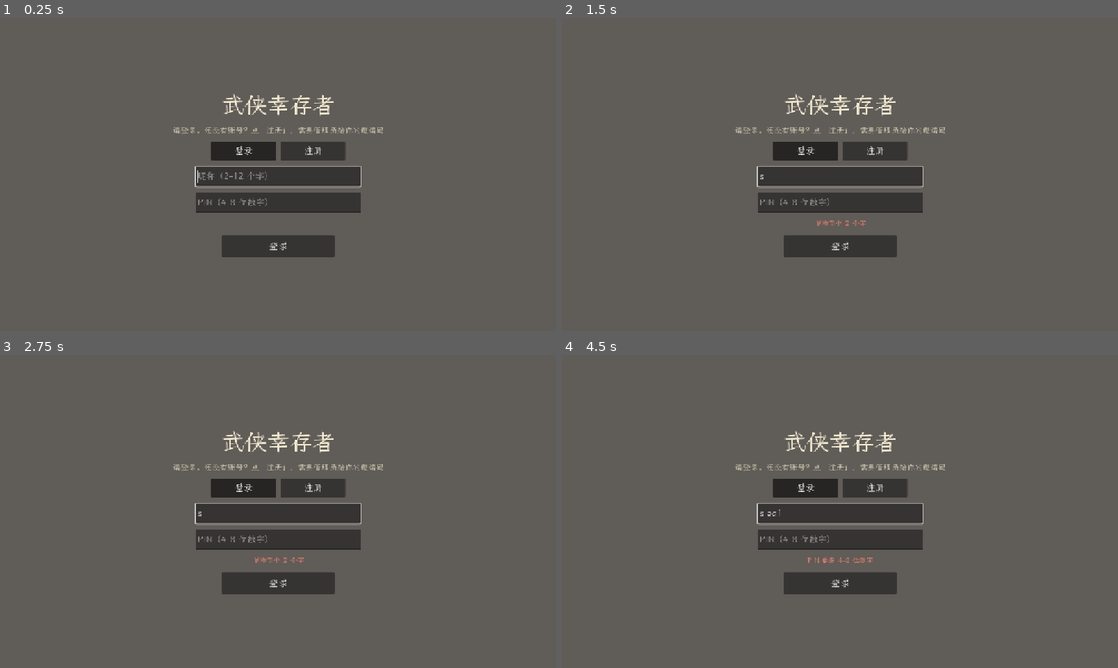
Above: before the commit, frames 1-4 (two rows, left to right).
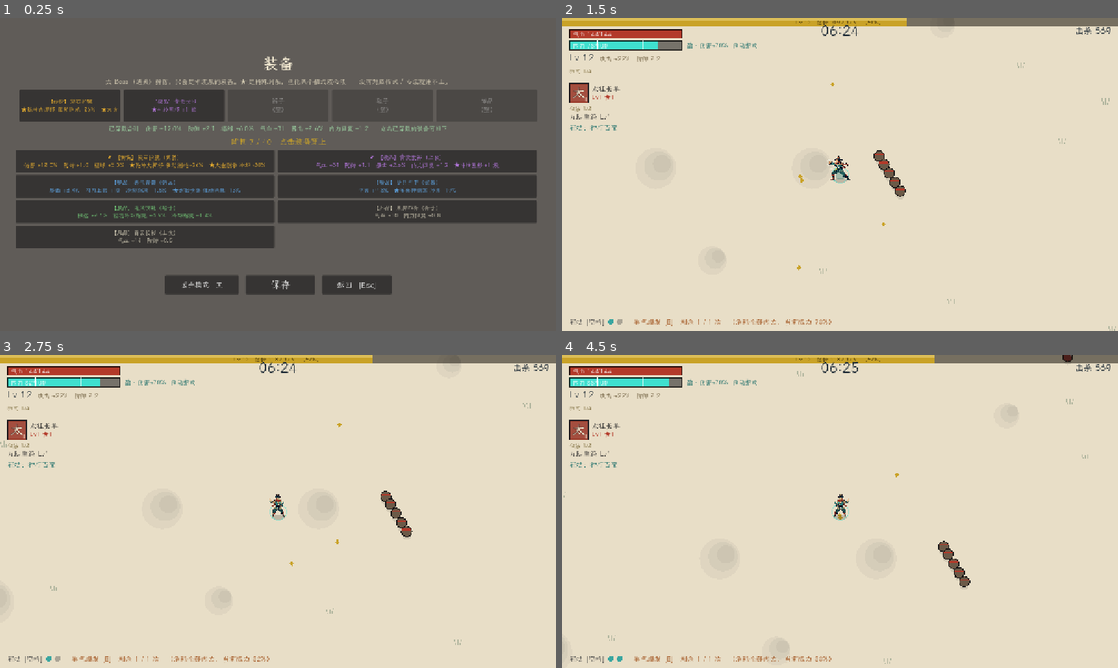
Above: after the commit, the same moments.

Repository: taykokjun-88/wuxia-survivor
Game: Godot game, scene res://tests/shot.tscn
The game is run twice, just before and just after one commit, with the same random seed, the same clock (stepped at 60 frames per second) and the same inputs. This scene is started directly instead of the project's main scene.
Inputs (mouse positions are in pixels of both pictures, inside the frame that each line leads up to):
- Up to frame 1 (0.25 s): no input
- Up to frame 2 (1.5 s): tap Enter (ui_accept) at 0.5, 0.77 s; move the mouse to (962, 158) at 0.52 s; hold D (move_right) 0.53-1.28 s; tap E (ult) at 0.6 s; click (962, 158) at 0.67 s; move the mouse to (728, 190) at 1.27 s; hold S (move_down) from 1.28 s (still down); tap Space (dash) at 1.35 s
- Up to frame 3 (2.75 s): tap Enter (ui_accept) at 1.52 s; tap E (ult) at 1.55, 2.1 s; move the mouse to (333, 442) at 2.02 s; release S (move_down) at 2.03 s; hold D (move_right) from 2.03 s (still down)
- Up to frame 4 (4.5 s): move the mouse to (812, 574) at 2.77 s; release D (move_right) at 2.78 s; hold W (move_up) 2.78-3.53 s; tap Shift at 2.85 s; click (812, 574) at 2.92 s; tap Enter (ui_accept) at 3.02, 3.77 s; tap E (ult) at 3.05, 3.8 s; move the mouse to (1006, 558) at 3.52 s; hold A (move_left) from 3.53 s (still down); tap 1 at 3.6 s; move the mouse to (673, 464) at 4.27 s; tap R at 4.35 s

The runs differ from the first frame. In frame 1, 29% of the frame differs, in the area x 2-97%, y 12-89%; in frame 2, 98%; in frame 3, 99%; in frame 4, 99%, in the area x 0-100%, y 0-100%.
Error before the commit: Invalid assignment of property or key 'hover_id' with value of type 'String' on a base object of type 'Nil'. (res://tests/shot.gd:36)

Commit message:
In-run: bigger exp bar with numbers; elite/mini-boss pill drops; one-use Qi Burst that spends all neili (power scales), nature-based talents (harmony/yin/yang)
Co-Authored-By: Claude Sonnet 5.5 <noreply@anthropic.com>
Claude-Session: https://claude.ai/code/session_01AdrMLJK1Rs8dRqXGtPMhfy

Diff:
--- a/data/game_data.json
+++ b/data/game_data.json
@@ -34,7 +34,11 @@
     "ping_widen": 0,
     "no_meditate": 0,
     "crit_neili": 0,
-    "burn": 0
+    "burn": 0,
+    "burst_extra": 0,
+    "burst_yang": 0,
+    "burst_yin": 0,
+    "burst_harmony": 0
   },
   "tuning": {
     "spawn_base": 1.0,
@@ -74,7 +78,21 @@
     "guard_empower_mult": 3.0,
     "break_t": 4.0,
     "break_dmg": 1.5,
-    "guard_regen_t": 12.0
+    "guard_regen_t": 12.0,
+    "pill_small": 0.12,
+    "pill_large": 0.35,
+    "elite_large_pill_chance": 0.3,
+    "burst_damage": 100.0,
+    "burst_min_frac": 0.1,
+    "burst_radius_min": 170.0,
+    "burst_radius_max": 360.0,
+    "burst_yin_heal": 0.5,
+    "burst_yin_cd": 0.3,
+    "burst_yin_time": 8.0,
+    "yang_regen_mult": 1.5,
+    "yang_shield_frac": 0.5,
+    "yang_shield_rate": 0.15,
+    "yang_reflect": 0.3
   },
   "skills": {
     "yue_palm": {
@@ -952,12 +970,12 @@
           [
             {
               "id": "gang_peak",
-              "name": "刚极",
+              "name": "阳刚护体",
               "max": 1,
               "stat": {
-                "ying_dmg": 0.15
-              },
-              "desc": "盈境伤害 +15%"
+                "burst_yang": 1
+              },
+              "desc": "阳性内力（双阳）：回内力 +50%；内力满时生成护盾（上限 50% 气血），护盾在时反弹所受伤害的 30%"
             },
             {
               "id": "gang_force3",
@@ -1098,12 +1116,12 @@
           [
             {
               "id": "rou_peak",
-              "name": "柔极",
+              "name": "阴柔回春",
               "max": 1,
               "stat": {
-                "med_reduce": 0.1
-              },
-              "desc": "入定减伤 +10%"
+                "burst_yin": 1
+              },
+              "desc": "阴性内力（双阴）：真气爆发时额外回血，并获得 8 秒攻速 +30%"
             },
             {
               "id": "rou_armor",
@@ -1244,12 +1262,12 @@
           [
             {
               "id": "ling_peak",
-              "name": "灵极",
+              "name": "调和归元",
               "max": 1,
               "stat": {
-                "cd_reduce": 0.04
-              },
-              "desc": "招式冷却 −4%"
+                "burst_harmony": 1
+              },
+              "desc": "调和内力（一阴一阳）：真气爆发次数 ×2（本局可爆发 2 次）"
             },
             {
               "id": "ling_step2",
--- a/scripts/hud.gd
+++ b/scripts/hud.gd
@@ -1151,18 +1151,23 @@
 	var ink := Color("#1d2a35")
 
 	# 经验条（顶部通栏）
-	canvas.draw_rect(Rect2(0, 0, vw, 8), Color(0, 0, 0, 0.25))
-	canvas.draw_rect(Rect2(0, 0, vw * float(w.exp_now) / float(w.exp_next), 8), GameWorld.GOLD)
+	var exp_frac := clampf(float(w.exp_now) / float(maxi(1, w.exp_next)), 0.0, 1.0)
+	canvas.draw_rect(Rect2(0, 0, vw, 18), Color(0.1, 0.08, 0.05, 0.55))
+	canvas.draw_rect(Rect2(0, 0, vw * exp_frac, 18), GameWorld.GOLD)
+	canvas.draw_rect(Rect2(0, 0, vw * exp_frac, 6), Color(1, 0.95, 0.7, 0.35))
+	canvas.draw_rect(Rect2(0, 0, vw, 18), Color(0.2, 0.15, 0.05, 0.9), false, 1.0)
+	canvas.draw_string(font, Vector2(0, 14), "Lv %d　经验 %d / %d　（%d%%）" % [w.level, w.exp_now, w.exp_next, int(exp_frac * 100.0)],
+		HORIZONTAL_ALIGNMENT_CENTER, vw, 13, Color("#2a1d05"))
 
 	var max_hp := w.st("max_hp")
 	var max_n := w.st("max_neili")
-	_bar(Vector2(16, 20), Vector2(260, 20), w.hp / max_hp, GameWorld.VERMILION, "气血 %d/%d" % [int(w.hp), int(max_hp)])
+	_bar(Vector2(16, 26), Vector2(260, 20), w.hp / max_hp, GameWorld.VERMILION, "气血 %d/%d" % [int(w.hp), int(max_hp)])
 	var realm := w.realm()
 	var realm_col: Color = [Color("#6f86a8"), Color("#3aa6a0"), Color("#3fe0cf")][realm]
-	_bar(Vector2(16, 46), Vector2(260, 20), w.neili / max_n, realm_col, "内力 %d/%d" % [int(w.neili), int(max_n)])
+	_bar(Vector2(16, 52), Vector2(260, 20), w.neili / max_n, realm_col, "内力 %d/%d" % [int(w.neili), int(max_n)])
 	# 三境分界线：虚 | 平 | 盈
 	for t in [Data.T("xu_below"), w.ying_at()]:
-		canvas.draw_line(Vector2(16 + 260 * float(t), 46), Vector2(16 + 260 * float(t), 66), Color(1, 1, 1, 0.9), 2.0)
+		canvas.draw_line(Vector2(16 + 260 * float(t), 52), Vector2(16 + 260 * float(t), 72), Color(1, 1, 1, 0.9), 2.0)
 	var realm_txt := ""
 	match realm:
 		GameWorld.Realm.YING: realm_txt = "盈 · 伤害+%d%%　催动招式" % int(round((Data.T("ying_dmg") + w.st("ying_dmg") - 1.0) * 100.0))
@@ -1170,12 +1175,12 @@
 	if w.meditating():
 		realm_txt = (realm_txt + "　" if realm_txt != "" else "") + "入定"
 	if realm_txt != "":
-		canvas.draw_string(font, Vector2(286, 61), realm_txt, HORIZONTAL_ALIGNMENT_LEFT, -1, 14, Color("#1f6f6a"))
+		canvas.draw_string(font, Vector2(286, 67), realm_txt, HORIZONTAL_ALIGNMENT_LEFT, -1, 14, Color("#1f6f6a"))
 	if w.shield > 0.0:
-		canvas.draw_string(font, Vector2(286, 35), "护盾 %d" % int(w.shield), HORIZONTAL_ALIGNMENT_LEFT, -1, 14, Color("#2a6f9a"))
-
-	canvas.draw_string(font, Vector2(16, 90), "Lv %d" % w.level, HORIZONTAL_ALIGNMENT_LEFT, -1, 22, ink)
-	canvas.draw_string(font, Vector2(86, 90), "攻击 +%d%%　防御 %.1f" % [int(w.st("damage_pct") * 100.0), w.st("armor")],
+		canvas.draw_string(font, Vector2(286, 41), "护盾 %d" % int(w.shield), HORIZONTAL_ALIGNMENT_LEFT, -1, 14, Color("#2a6f9a"))
+
+	canvas.draw_string(font, Vector2(16, 98), "Lv %d" % w.level, HORIZONTAL_ALIGNMENT_LEFT, -1, 22, ink)
+	canvas.draw_string(font, Vector2(86, 98), "攻击 +%d%%　防御 %.1f" % [int(w.st("damage_pct") * 100.0), w.st("armor")],
 		HORIZONTAL_ALIGNMENT_LEFT, -1, 14, Color("#6a5a3a"))
 
 	# 计时 / 击杀
@@ -1198,7 +1203,7 @@
 			by += 30.0
 
 	# 装备栏：技能 / 心法 / 轻功
-	var y := 118.0
+	var y := 126.0
 	canvas.draw_string(font, Vector2(16, y), "招式 %d/%d" % [w.skills.size(), GameWorld.MAX_SKILLS],
 		HORIZONTAL_ALIGNMENT_LEFT, -1, 13, Color("#7a6a3a"))
 	y += 20.0
@@ -1234,6 +1239,8 @@
 	for i in charges:
 		var c := Vector2(112 + i * 20, canvas.size.y - 22)
 		canvas.draw_circle(c, 7.0, Color("#3aa6a0") if i < w.dash_charges else Color(0.3, 0.3, 0.3, 0.4))
-	var ult_ok := w.neili >= minf(w.st("ult_cost"), max_n)
-	canvas.draw_string(font, Vector2(112 + charges * 20 + 12, canvas.size.y - 16),
-		"真气爆发 [E] %s" % ("就绪" if ult_ok else "内力不足"), HORIZONTAL_ALIGNMENT_LEFT, -1, 16, Color("#444444"))
+	var burst_txt := "真气爆发 [E]　剩余 %d / %d 次" % [w.burst_left(), w.burst_max()]
+	if w.burst_left() > 0:
+		burst_txt += "　（消耗全部内力，当前威力 %d%%）" % int(w.burst_power() * 100.0) if w.can_burst() else "　（内力太少）"
+	canvas.draw_string(font, Vector2(112 + charges * 20 + 12, canvas.size.y - 16), burst_txt, HORIZONTAL_ALIGNMENT_LEFT, -1, 16,
+		Color("#a0521d") if w.can_burst() else Color("#444444"))
--- a/scripts/world.gd
+++ b/scripts/world.gd
@@ -21,8 +21,6 @@
 const MAX_XINFA := 2
 # 气海三境：盈（真气外放，伤害加成、可催动招式）/ 平 / 虚（回气加快）。数值见 data 的 tuning。
 enum Realm { XU, PING, YING }
-const ULT_RADIUS := 300.0
-const ULT_DAMAGE := 90.0
 
 const INK := Color("#1d2a35")
 const VERMILION := Color("#b33a2a")
@@ -33,6 +31,9 @@
 var input_move := Vector2.ZERO
 var input_dash := false
 var input_ult := false
+var burst_used := 0                # 本局已用的真气爆发次数
+var atk_buff_t := 0.0              # 阴性爆发：攻速提升的剩余时间
+var pills: Array = []              # 掉落的还丹：[{pos, kind: small|large, age}]
 var god := false
 var rng_seed := 0
 var rng := RandomNumberGenerator.new()
@@ -157,6 +158,9 @@
 	empower_count = 0
 	break_count = 0
 	_emp_ctx = -1
+	burst_used = 0
+	atk_buff_t = 0.0
+	pills.clear()
 	shield = 0.0
 	player_pos = Vector2.ZERO
 	exp_now = 0
@@ -306,7 +310,7 @@
 
 
 func cd_mult() -> float:
-	return maxf(0.4, 1.0 - st("cd_reduce"))
+	return maxf(0.4, 1.0 - st("cd_reduce") - (Data.T("burst_yin_cd") if atk_buff_t > 0.0 else 0.0))
 
 
 ## 内力充盈（≥50%）时全部伤害 +25%
@@ -368,6 +372,7 @@
 	_update_projectiles(dt)
 	_update_zones(dt)
 	_update_gems(dt)
+	_update_pills(dt)
 	_update_chests()
 	_compact_enemies()
 	_update_effects(dt)
@@ -417,6 +422,8 @@
 	# 内力 / 气血 / 护盾
 	var max_n := st("max_neili")
 	var regen := st("neili_regen") * (1.0 + (float(qg.get("buff_regen", 0.0)) if buff_t > 0.0 else 0.0))
+	if nature() == "yang" and st("burst_yang") > 0.0:
+		regen *= Data.T("yang_regen_mult")
 	var rl := realm()
 	realm_time[rl] += dt
 	_burn_tick(dt)
@@ -436,12 +443,14 @@
 	if since_hit > 2.0 and shield < st("shield_max"):
 		shield = minf(st("shield_max"), shield + st("shield_regen") * dt)
 
-	# 真气爆发：消耗满内力的范围大招
-	var ult_cost := minf(st("ult_cost"), max_n)
-	if input_ult and neili >= ult_cost:
-		neili -= ult_cost
-		_ult()
+	# 真气爆发：消耗全部内力，消耗越多威力越大；每局只能爆发有限次数（见 burst_max）
+	if input_ult and can_burst():
+		_burst()
 	input_ult = false
+	atk_buff_t = maxf(0.0, atk_buff_t - dt)
+	# 阳性内力（天赋）：内力满时生成护盾
+	if nature() == "yang" and st("burst_yang") > 0.0 and neili >= max_n * 0.97 and since_hit > 0.5:
+		shield = minf(Data.T("yang_shield_frac") * st("max_hp"), shield + Data.T("yang_shield_rate") * st("max_hp") * dt)
 
 
 func _start_dash(move: Vector2, max_charges: int) -> void:
@@ -478,14 +487,58 @@
 		buff_t = float(qg["buff_time"])
 
 
-func _ult() -> void:
+## 内力属性：由两个心法的阴阳决定（见 Data.yinyang_of）。不满两个心法时没有属性。
+func nature() -> String:
+	var ids: Array = xinfa.keys()
+	if ids.size() < 2:
+		return ""
+	var yy := Data.yinyang_of(ids[0], ids[1])
+	return {"harmony": "harmony", "double_yang": "yang", "double_yin": "yin"}.get(yy, "")
+
+
+## 本局最多能爆发几次：基础 1 次；调和内力 + 天赋「调和归元」再 +1；另有 burst_extra（装备 / 其他来源）
+func burst_max() -> int:
+	var n := 1 + int(st("burst_extra"))
+	if nature() == "harmony" and st("burst_harmony") > 0.0:
+		n += 1
+	return n
+
+
+func burst_left() -> int:
+	return maxi(0, burst_max() - burst_used)
+
+
+func can_burst() -> bool:
+	return burst_left() > 0 and neili >= maxf(1.0, st("max_neili") * Data.T("burst_min_frac"))
+
+
+## 真气爆发的威力系数（0~1）：当前内力占上限的比例
+func burst_power() -> float:
+	return clampf(neili / maxf(1.0, st("max_neili")), 0.0, 1.0)
+
+
+func _burst() -> void:
+	var f := burst_power()
+	burst_used += 1
+	neili = 0.0                                   # 消耗全部内力
 	play_anim("ult", 0.5)
-	area_hit_raw(player_pos, ULT_RADIUS, ULT_DAMAGE, [], "ult", 600.0)
+	var radius := lerpf(Data.T("burst_radius_min"), Data.T("burst_radius_max"), f)
+	var dmg := Data.T("burst_damage") * (0.4 + 4.6 * f)
+	area_hit_raw(player_pos, radius, dmg, [], "ult", 300.0 + 500.0 * f, 1.5 if f >= 0.5 else 0.0)
 	for p in projs:
-		if p.hostile and p.pos.distance_to(player_pos) < ULT_RADIUS:
+		if p.hostile and p.pos.distance_to(player_pos) < radius:
 			p.life = 0.0
-	add_fx("ring", player_pos, 0.45, {"r0": 20.0, "r1": ULT_RADIUS, "color": JADE, "vfx": "burst_ult"})
-	shake = 10.0
+	if f >= 0.3:
+		invuln = maxf(invuln, 0.8)
+	# 阴性内力（天赋）：额外回血 + 攻速提升
+	if nature() == "yin" and st("burst_yin") > 0.0:
+		var heal := st("max_hp") * Data.T("burst_yin_heal") * f
+		hp = minf(st("max_hp"), hp + heal)
+		atk_buff_t = Data.T("burst_yin_time")
+		add_fx("text", player_pos + Vector2(0, -50), 1.2, {"text": "阴柔回春 +%d" % int(heal), "size": 22, "color": JADE})
+	add_fx("ring", player_pos, 0.45, {"r0": 20.0, "r1": radius, "color": JADE, "vfx": "burst_ult"})
+	add_fx("text", player_pos + Vector2(0, -70), 1.0, {"text": "真气爆发 %d%%" % int(f * 100.0), "size": 26, "color": GOLD})
+	shake = 6.0 + 8.0 * f
 
 
 func add_shield(v: float) -> void:
@@ -822,6 +875,8 @@
 	invuln = 0.6
 	if st("thorns") > 0.0:
 		area_hit_raw(player_pos, 90.0, st("thorns"), [], "thorns", 150.0)
+	if shield > 0.0 and nature() == "yang" and st("burst_yang") > 0.0:    # 阳性内力：护盾在时反弹所受伤害的 30%
+		area_hit_raw(player_pos, 100.0, dmg * Data.T("yang_reflect"), [], "reflect", 180.0)
 	if shield > 0.0:
 		var absorbed := minf(shield, dmg)
 		shield -= absorbed
@@ -867,12 +922,15 @@
 	if e.chain:
 		_chain_explode(e)
 	if e.is_elite:
-		hp = minf(st("max_hp"), hp + st("max_hp") * 0.15)
-		add_fx("text", e.pos + Vector2(0, -30), 1.0, {"text": "精英已破：气血回复", "size": 18, "color": GOLD})
+		_drop_pill(e.pos, "small")
+		if rng.randf() < Data.T("elite_large_pill_chance"):
+			_drop_pill(e.pos + Vector2(18, 6), "large")
+		add_fx("text", e.pos + Vector2(0, -30), 1.0, {"text": "精英已破", "size": 18, "color": GOLD})
 	if e.is_boss:
 		boss_log.append("%s %.0fs" % [e.boss_name, time - e.born])
 	if e.is_boss and not e.is_final:
 		chests.append(e.pos)
+		_drop_pill(e.pos + Vector2(-26, 10), "large")
 	if e.is_final:
 		over = true
 		won = true
@@ -1202,6 +1260,31 @@
 # 经验 / 秘籍 / 升级
 # =====================================================================
 
+## 还丹：小还丹回 12% 气血，大还丹回 35%（精英必掉小还丹，有几率掉大还丹；小 Boss 必掉大还丹）
+func _drop_pill(at: Vector2, kind: String) -> void:
+	if pills.size() >= 30:
+		pills.pop_front()
+	pills.append({"pos": at, "kind": kind, "age": 0.0})
+
+
+func _update_pills(dt: float) -> void:
+	var i := 0
+	while i < pills.size():
+		var pl: Dictionary = pills[i]
+		var d: float = (pl["pos"] as Vector2).distance_to(player_pos)
+		pl["age"] = float(pl["age"]) + dt
+		if d < 20.0:
+			var frac := Data.T("pill_large") if pl["kind"] == "large" else Data.T("pill_small")
+			var heal := st("max_hp") * frac
+			hp = minf(st("max_hp"), hp + heal)
+			add_fx("text", player_pos + Vector2(0, -34), 1.0, {"text": "%s +%d" % ["大还丹" if pl["kind"] == "large" else "小还丹", int(heal)], "size": 20, "color": VERMILION})
+			pills.remove_at(i)
+			continue
+		if d < st("pickup_range") * 0.7 or float(pl["age"]) > 6.0:
+			pl["pos"] = (pl["pos"] as Vector2) + (player_pos - (pl["pos"] as Vector2)).normalized() * 300.0 * dt
+		i += 1
+
+
 func _drop_gem(at: Vector2, value: int) -> void:
 	if gem_pos.size() >= MAX_GEMS:
 		var i := rng.randi() % gem_pos.size()
@@ -1430,6 +1513,9 @@
 		if _vis(g):
 			draw_colored_polygon(PackedVector2Array([
 				g + Vector2(0, -6), g + Vector2(5, 0), g + Vector2(0, 6), g + Vector2(-5, 0)]), GOLD)
+	for pl in pills:
+		if _vis(pl["pos"]):
+			_draw_pill(pl)
 	for c in chests:
 		if _vis(c):
 			var bob := sin(time * 4.0) * 3.0
@@ -1444,6 +1530,28 @@
 			_draw_proj(p)
 	_draw_player()
 	_draw_effects()
+
+
+## 还丹：像素风小葫芦丹——小的红褐色，大的金色带光晕
+func _draw_pill(pl: Dictionary) -> void:
+	var at: Vector2 = pl["pos"]
+	var big: bool = pl["kind"] == "large"
+	var bob := sin(time * 5.0 + at.x * 0.1) * 2.0
+	var c := at + Vector2(0, bob)
+	var u := 3.0 if big else 2.2                 # 一个像素块的边长
+	var body := Color("#e0a82e") if big else Color("#c2452d")
+	var dark := Color("#7a4a12") if big else Color("#6e1f12")
+	var hi := Color("#fff2b0") if big else Color("#f08c70")
+	if big:
+		draw_circle(c, 14.0, Color(GOLD, 0.18 + 0.1 * sin(time * 6.0)))
+	# 葫芦：上小下大，像素块拼出
+	draw_rect(Rect2(c + Vector2(-1.0, -4.0) * u, Vector2(2.0, 1.0) * u), dark)                 # 瓶塞
+	draw_rect(Rect2(c + Vector2(-1.5, -3.0) * u, Vector2(3.0, 2.0) * u), body)                 # 上腹
+	draw_rect(Rect2(c + Vector2(-2.5, -1.0) * u, Vector2(5.0, 3.0) * u), body)                 # 下腹
+	draw_rect(Rect2(c + Vector2(-1.5, 2.0) * u, Vector2(3.0, 1.0) * u), body)
+	draw_rect(Rect2(c + Vector2(-2.5, -1.0) * u, Vector2(1.0, 3.0) * u), dark)                  # 左侧暗边
+	draw_rect(Rect2(c + Vector2(1.0, -3.0) * u, Vector2(1.0, 1.0) * u), dark)
+	draw_rect(Rect2(c + Vector2(0.5, -0.5) * u, Vector2(1.0, 1.0) * u), hi)                     # 高光
 
 
 func _hash(cx: int, cy: int) -> int:
--- a/tests/bot.gd
+++ b/tests/bot.gd
@@ -66,7 +66,7 @@
 
 	if crowd >= 3 and w.invuln <= 0.0:
 		w.input_dash = true
-	if crowd > 10 and w.neili >= w.st("max_neili"):
+	if crowd > 10 and w.neili >= w.st("max_neili") * 0.7 and w.can_burst():
 		w.input_ult = true
 
 
--- a/tests/shot.gd
+++ b/tests/shot.gd
@@ -15,6 +15,7 @@
 	if dir == "":
 		dir = "user://"
 	pick.seed = 3
+	Net.api_url = ""      # 截图走单机流程，不去登录真实后端
 	main = load("res://scenes/main.tscn").instantiate()
 	add_child(main)
 	main.set_physics_process(false)
@@ -209,6 +210,16 @@
 		await _frames(3)
 		_snap("06g_oneshots_%d" % int(prog * 100))
 	w.effects.clear()
+	# 还丹 + 经验条
+	w.effects.clear()
+	w.pills.clear()
+	w._drop_pill(w.player_pos + Vector2(70, 20), "small")
+	w._drop_pill(w.player_pos + Vector2(-70, 30), "large")
+	w.exp_now = int(w.exp_next * 0.62)
+	w.input_move = Vector2.ZERO
+	await _frames(3)
+	_snap("06i_pills")
+	w.pills.clear()
 	# 真实战斗里的刀光：大金刚拳 / 太祖长拳，敌人在右边近处
 	for sid in ["chain_fist", "vajra_fist"]:
 		w.skills.clear()
--- a/tests/sim_test.gd
+++ b/tests/sim_test.gd
@@ -24,6 +24,7 @@
 		_vfx_test()
 		_p2_test()
 		_synergy_test()
+		_burst_pill_test()
 		_font_coverage_test()
 	if only == "" or only == "matrix":
 		_skill_matrix()
@@ -404,6 +405,166 @@
 
 var net_calls: Array = []
 var fake_reply: Dictionary = {}
+
+
+func _burst_pill_test() -> void:
+	print("\n=== 真气爆发 / 还丹 ===")
+	# --- 爆发：消耗全部内力，消耗越多越强；次数有限 ---
+	var base_w := _new_world(91)
+	base_w.skills.clear()
+	_check(base_w.burst_max() == 1 and base_w.burst_left() == 1, "基础 1 次爆发")
+	base_w.neili = base_w.st("max_neili") * 0.05
+	_check(not base_w.can_burst(), "内力低于 10% 不能爆发")
+	var dmg_at := {}
+	for f in [0.3, 1.0]:
+		var w := _new_world(92)
+		w.skills.clear()
+		w.stats["crit_chance"] = 0.0
+		var en := Enemy.new()
+		en.hp = 1.0e12
+		en.max_hp = 1.0e12
+		en.pos = w.player_pos + Vector2(60, 0)
+		w.enemies.append(en)
+		w._rebuild_grid()
+		w.neili = w.st("max_neili") * f
+		w.input_ult = true
+		var hp0 := en.hp
+		w.step(1.0 / 60.0)
+		dmg_at[f] = hp0 - en.hp
+		_check(w.neili < 5.0 and w.burst_used == 1 and w.burst_left() == 0, "爆发消耗全部内力，次数 −1（f=%.1f）" % f)
+		# 第二次不能爆发
+		w.neili = w.st("max_neili")
+		w.input_ult = true
+		var hp1 := en.hp
+		w.step(1.0 / 60.0)
+		_check(w.burst_used == 1, "没有次数时不能再爆发")
+		_free_world(w)
+	_check(float(dmg_at[1.0]) > float(dmg_at[0.3]) * 2.5, "消耗越多威力越大（30%% 内力 %.0f → 满内力 %.0f）" % [dmg_at[0.3], dmg_at[1.0]])
+	# --- 内力属性 + 天赋 ---
+	var wn := _new_world(93)
+	wn.skills.clear()
+	wn.xinfa = {"wuxiang": 1, "tiegu": 1}
+	wn.recalc()
+	_check(wn.nature() == "yang", "双阳 = 阳性内力")
+	wn.xinfa = {"hanshuang": 1, "tunhai": 1}
+	_check(wn.nature() == "yin", "双阴 = 阴性内力")
+	wn.xinfa = {"hanshuang": 1, "tiegu": 1}
+	_check(wn.nature() == "harmony", "一阴一阳 = 调和内力")
+	wn.xinfa = {"hanshuang": 1}
+	_check(wn.nature() == "", "只有一个心法没有属性")
+	# 调和归元：次数 ×2；没有天赋不加
+	wn.xinfa = {"hanshuang": 1, "tiegu": 1}
+	_check(wn.burst_max() == 1, "没有天赋：调和内力也只有 1 次")
+	wn.talent_stats = {"burst_harmony": 1.0}
+	wn.recalc()
+	_check(wn.burst_max() == 2, "调和归元：2 次")
+	wn.xinfa = {"wuxiang": 1, "tiegu": 1}
+	wn.recalc()
+	_check(wn.burst_max() == 1, "调和归元只对调和内力有效")
+	_free_world(wn)
+	# 阴性：爆发回血 + 攻速
+	var wy := _new_world(94)
+	wy.skills.clear()
+	wy.god = false
+	wy.xinfa = {"hanshuang": 1, "tunhai": 1}
+	wy.talent_stats = {"burst_yin": 1.0}
+	wy.recalc()
+	wy.hp = wy.st("max_hp") * 0.3
+	var cd0 := wy.cd_mult()
+	wy.neili = wy.st("max_neili")
+	wy.input_ult = true
+	var hp_before := wy.hp
+	wy.step(1.0 / 60.0)
+	_check(wy.hp > hp_before + wy.st("max_hp") * 0.3, "阴性爆发额外回血（%.0f → %.0f）" % [hp_before, wy.hp])
+	_check(wy.cd_mult() < cd0 - 0.2 and wy.atk_buff_t > 7.0, "阴性爆发后攻速提升")
+	for i in int(9.0 / DT):
+		wy.step(DT)
+	_check(absf(wy.cd_mult() - cd0) < 1e-6, "攻速提升 8 秒后结束")
+	_free_world(wy)
+	# 阳性：回内力更快；内力满时生成护盾（≤50% 气血）；护盾在时反弹 30%
+	var wa := _new_world(95)
+	wa.skills.clear()
+	wa.god = false
+	wa.xinfa = {"wuxiang": 1, "tiegu": 1}
+	wa.talent_stats = {"burst_yang": 1.0}
+	wa.recalc()
+	var wb := _new_world(95)
+	wb.skills.clear()
+	wb.xinfa = {"wuxiang": 1, "tiegu": 1}
+	wb.recalc()
+	wa.neili = 10.0
+	wb.neili = 10.0
+	for i in 60:
+		wa.step(DT)
+		wb.step(DT)
+	_check(wa.neili - 10.0 > (wb.neili - 10.0) * 1.3, "阳性回内力更快（%.1f vs %.1f）" % [wa.neili - 10.0, wb.neili - 10.0])
+	wa.neili = wa.st("max_neili")
+	wa.since_hit = 5.0
+	wa.god = true
+	for i in int(12.0 / DT):
+		wa.step(DT)
+		wa.neili = wa.st("max_neili")
+	_check(absf(wa.shield - wa.st("max_hp") * 0.5) < 1.0, "内力满：护盾涨到 50%% 气血（%.0f / %.0f）" % [wa.shield, wa.st("max_hp") * 0.5])
+	wa.god = false
+	var refl := Enemy.new()
+	refl.hp = 1.0e9
+	refl.max_hp = 1.0e9
+	refl.pos = wa.player_pos + Vector2(40, 0)
+	wa.enemies.append(refl)
+	wa._rebuild_grid()
+	wa.invuln = 0.0
+	var rh := refl.hp
+	wa._hurt(100.0)
+	_check(rh - refl.hp > 20.0, "护盾在时反弹受击伤害（反弹 %.0f）" % (rh - refl.hp))
+	_free_world(wa)
+	_free_world(wb)
+	# --- 还丹 ---
+	var wp := _new_world(96)
+	wp.skills.clear()
+	wp.god = false
+	wp.hp = wp.st("max_hp") * 0.4
+	var el := Enemy.new()
+	el.is_elite = true
+	el.hp = 1.0
+	el.max_hp = 1.0
+	el.pos = wp.player_pos + Vector2(400, 0)
+	wp.enemies.append(el)
+	var h0 := wp.hp
+	wp.damage_enemy(el, 10.0, Vector2.ZERO)
+	_check(wp.pills.size() >= 1 and wp.pills[0]["kind"] == "small" and absf(wp.hp - h0) < 0.01, "精英掉小还丹，不再直接回血")
+	var large_seen := 0
+	for i in 200:
+		var e2 := Enemy.new()
+		e2.is_elite = true
+		e2.hp = 1.0
+		e2.max_hp = 1.0
+		wp.enemies.append(e2)
+		var before := wp.pills.size()
+		wp.damage_enemy(e2, 10.0, Vector2.ZERO)
+		for k in range(before, wp.pills.size()):
+			large_seen += 1 if wp.pills[k]["kind"] == "large" else 0
+		wp.pills.clear()
+	_check(large_seen > 30 and large_seen < 90, "精英约 30%% 掉大还丹（200 次中 %d）" % large_seen)
+	wp.pills.clear()
+	wp._drop_pill(wp.player_pos, "small")
+	wp._drop_pill(wp.player_pos + Vector2(2, 0), "large")
+	wp.gem_pos.clear()
+	wp.gem_val.clear()
+	wp.gem_age.clear()
+	var h1 := wp.hp
+	wp.step(1.0 / 60.0)
+	_check(wp.pills.is_empty() and absf(wp.hp - (h1 + wp.st("max_hp") * (Data.T("pill_small") + Data.T("pill_large")))) < 1.0, "捡到小 / 大还丹分别回 12%% / 35%% 气血（%.1f → %.1f，期望 +%.1f，剩余丹药 %d）" % [h1, wp.hp, wp.st("max_hp") * (Data.T("pill_small") + Data.T("pill_large")), wp.pills.size()])
+	_free_world(wp)
+	# 小 Boss 必掉大还丹
+	var wm := _new_world(97)
+	wm.skills.clear()
+	wm._spawn_boss("mini_boss_1", false)
+	var mb: Enemy = wm.bosses[0]
+	wm.pills.clear()
+	wm.damage_enemy(mb, 1.0e9, Vector2.ZERO)
+	_check(wm.pills.size() == 1 and wm.pills[0]["kind"] == "large", "小 Boss 掉大还丹")
+	_free_world(wm)
+	print("  爆发（消耗全部 / 威力随内力 / 次数）/ 内力属性 / 三种天赋效果 / 还丹  OK")
 
 
 func _synergy_test() -> void:
